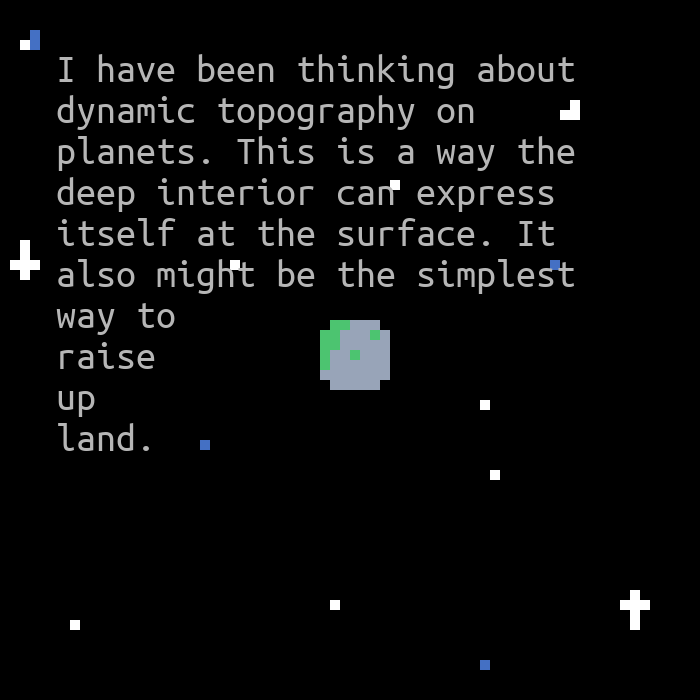
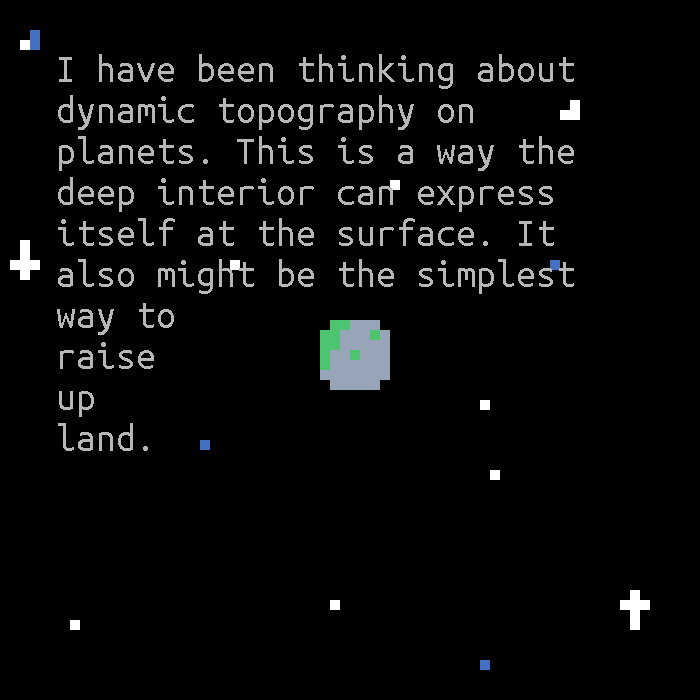
Comparing the layer stacks of the two 700 × 700 images. Changes:
painted on "I have been thinking about dyn..." over (56, 54, 575, 451)
